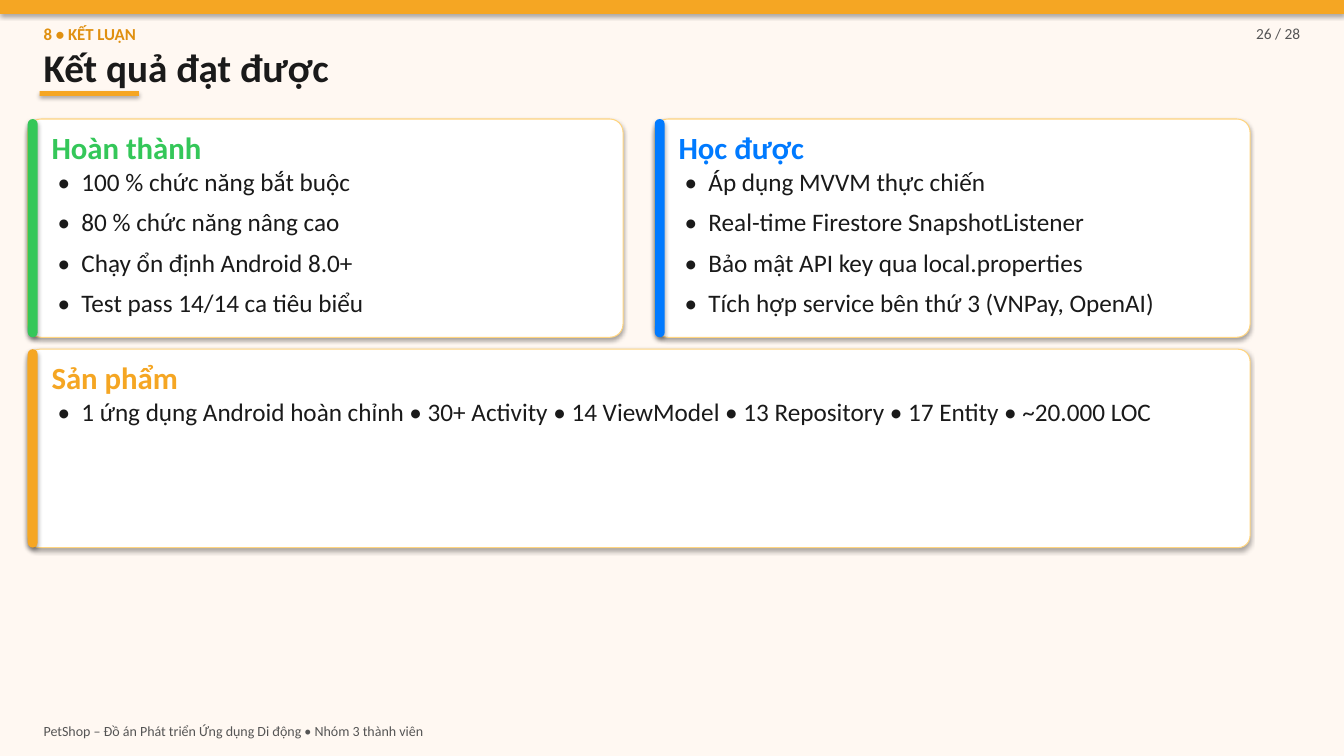
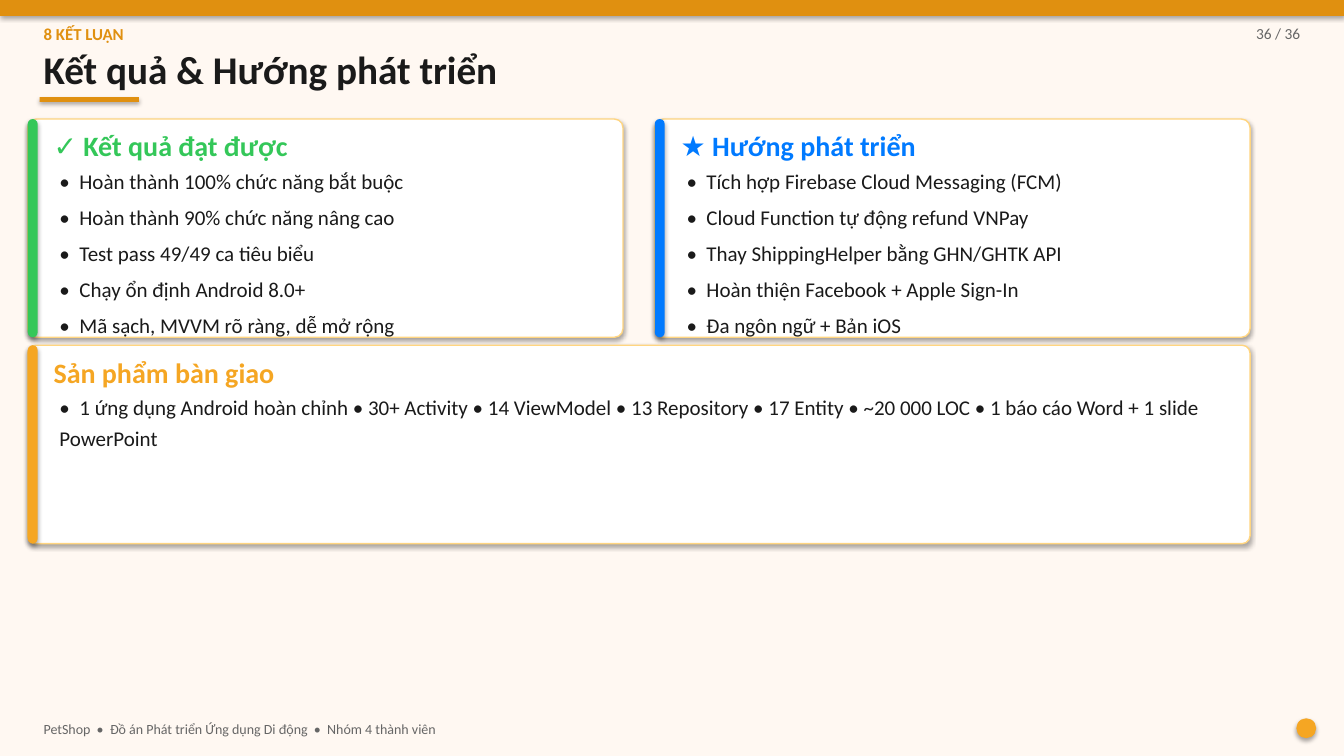
Before and after one commit to DaoTrucMai/Pet-Shop, a slide deck: slide 36 of docs/BAO_CAO_SLIDES.pptx (slide 26 before the commit). Drawn at 1344x756 pixels with LibreOffice and Linux fonts; fonts in the diff are those of the drawing. Boxes give left, top, right and bottom in pixels: in the first picture for what was removed or moved away, otherwise in the second. Text is boxed around its words. In the diff, an @@ line names an element or a change of style, - is before the commit and + after.

```diff
--- a/docs/BAO_CAO_SLIDES.pptx
+++ b/docs/BAO_CAO_SLIDES.pptx
@@ rectangle at (x1=0, y1=0, x2=1344, y2=16): fill #F5A623 to #E09010 @@
@@ text at (x1=44, y1=27, x2=123, y2=43): text changed @@
-8 • KẾT LUẬN
+8 KẾT LUẬN
@@ text at (x1=1256, y1=28, x2=1301, y2=39): text changed; text colour #555555 to #666666 @@
-26 / 28
+36 / 36
@@ text at (x1=44, y1=53, x2=498, y2=91): text changed @@
-Kết quả đạt được
+Kết quả & Hướng phát triển
@@ rectangle at (x1=39, y1=97, x2=138, y2=102): fill #F5A623 to #E09010 @@
@@ rectangle moved from (x1=39, y1=92, x2=138, y2=97) to (x1=39, y1=97, x2=138, y2=102) @@
@@ text at (x1=83, y1=135, x2=288, y2=161): text changed; size 22 to 20 pt @@
-Hoàn thành
+✓ Kết quả đạt được
@@ text at (x1=712, y1=134, x2=916, y2=161): text changed; size 22 to 20 pt @@
-Học được
+★ Hướng phát triển
@@ text at (x1=79, y1=172, x2=403, y2=265): text changed; size 18 to 15 pt @@
-• 100 % chức năng bắt buộc
-• 80 % chức năng nâng cao
+• Hoàn thành 100% chức năng bắt buộc
+• Hoàn thành 90% chức năng nâng cao
+• Test pass 49/49 ca tiêu biểu
@@ text at (x1=706, y1=174, x2=1061, y2=339): text changed; size 18 to 15 pt @@
-• Áp dụng MVVM thực chiến
-• Real-time Firestore SnapshotListener
-• Bảo mật API key qua local.properties
-• Tích hợp service bên thứ 3 (VNPay, OpenAI)
+• Tích hợp Firebase Cloud Messaging (FCM)
+• Cloud Function tự động refund VNPay
+• Thay ShippingHelper bằng GHN/GHTK API
+• Hoàn thiện Facebook + Apple Sign-In
+• Đa ngôn ngữ + Bản iOS
+• AI gợi ý sản phẩm cá nhân hoá
@@ text at (x1=79, y1=281, x2=305, y2=301): size 18 to 15 pt in "• Chạy ổn định Android 8.0+"; line spacing 1.15 to 1.2 @@
@@ text at (x1=79, y1=316, x2=394, y2=339): text changed; size 18 to 15 pt @@
-• Test pass 14/14 ca tiêu biểu
+• Mã sạch, MVVM rõ ràng, dễ mở rộng
@@ outline #FFD580 0.75 pt to #FFD580 1 pt; proportions changed in 3 elements at (x1=28, y1=119, x2=624, y2=338), (x1=655, y1=119, x2=1251, y2=338), (x1=28, y1=346, x2=1251, y2=544) @@
@@ text at (x1=54, y1=361, x2=274, y2=388): text changed; size 22 to 20 pt @@
-Sản phẩm
+Sản phẩm bàn giao
@@ text at (x1=59, y1=400, x2=1198, y2=446): text changed; size 18 to 15 pt @@
-• 1 ứng dụng Android hoàn chỉnh • 30+ Activity • 14 ViewModel • 13 Repository • 17 Entity • ~20.000 LOC
+• 1 ứng dụng Android hoàn chỉnh • 30+ Activity • 14 ViewModel • 13 Repository • 17 Entity • ~20 000 LOC • 1 báo cáo Word + 1 slide PowerPoint
@@ ellipse added at (x1=1297, y1=719, x2=1317, y2=739), fill #F5A623 @@
@@ text at (x1=44, y1=722, x2=436, y2=737): text changed; text colour #555555 to #666666 @@
-PetShop – Đồ án Phát triển Ứng dụng Di động • Nhóm 3 thành viên
+PetShop • Đồ án Phát triển Ứng dụng Di động • Nhóm 4 thành viên
```
Also in this commit, not shown: 17 other slides changed, 19 slides added, 10 slides removed, 26 other files.
